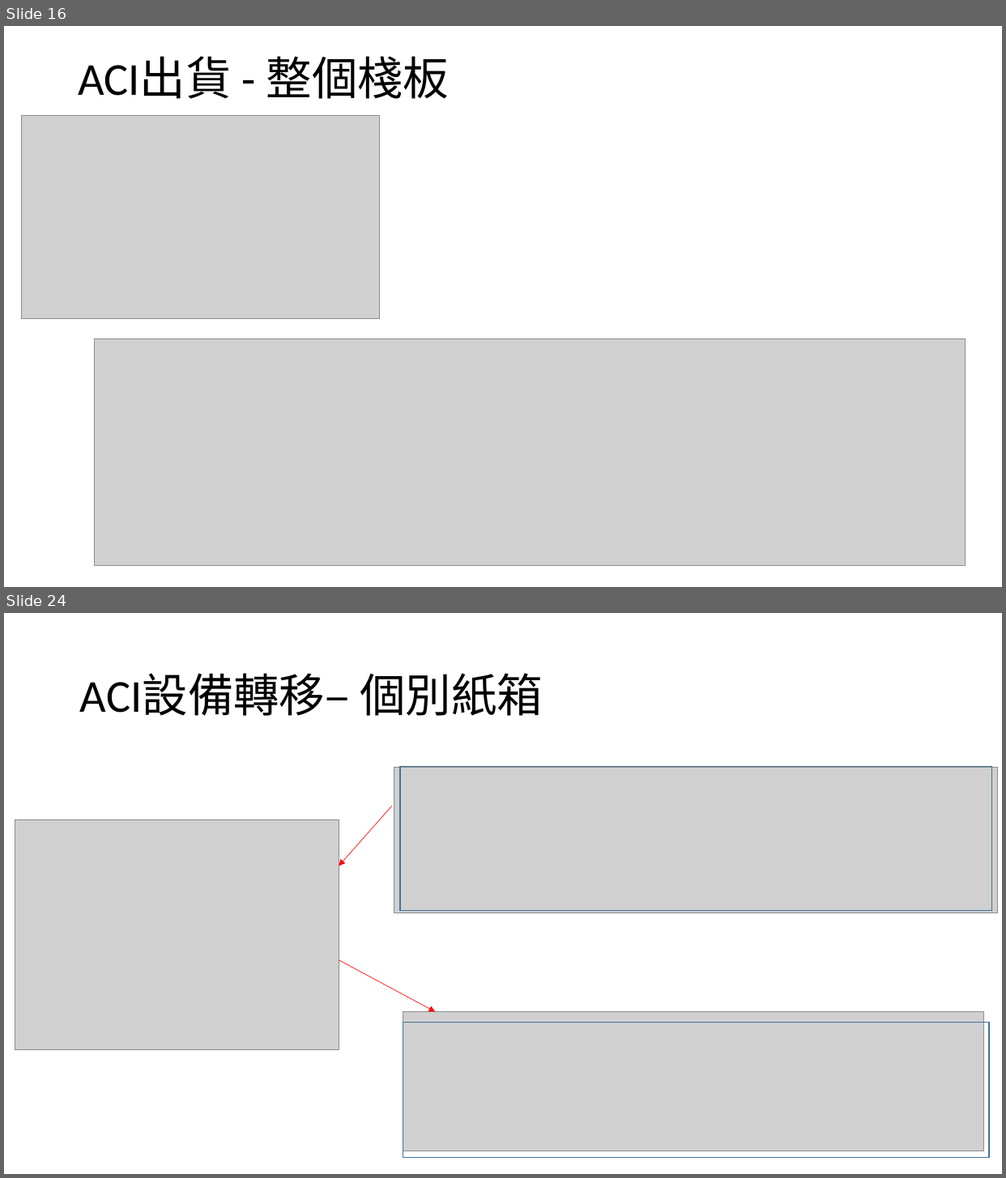
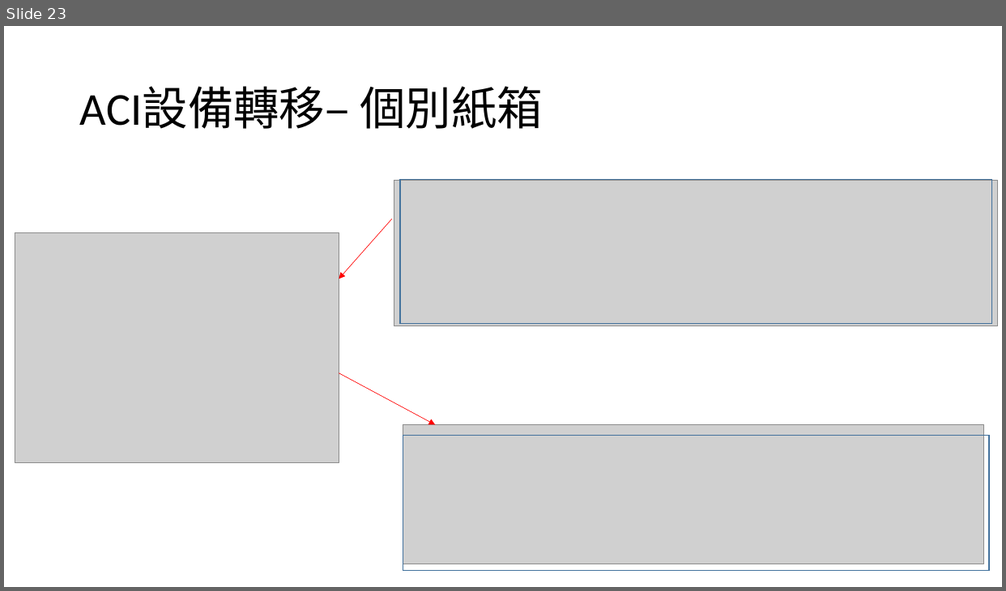
Before and after one commit to CrayHung/twoway-scanner, a slide deck: ACI庫存操作.pptx. Shown one above the other, each under a label of ours: slides 16 and 24 before the commit, slide 23 after it; the slides between them are not shown. The pictures are 1006x1178 and 1006x591 pixels, drawn with LibreOffice and Linux fonts; fonts in the diff are those of the drawing; grey boxes stand for pictures. Boxes give left, top, right and bottom in pixels: in the first picture for what was removed or moved away, otherwise in the second. Text is boxed around its words. In the diff, an @@ line names an element or a change of style, - is before the commit and + after.

Commit message:
新增出貨清單+已出貨歷史清單

```diff
--- a/ACI庫存操作.pptx
+++ b/ACI庫存操作.pptx
@@ slide 16 removed at (x1=4, y1=26, x2=1002, y2=587), background #FFFFFF @@
@@ title removed at (x1=78, y1=56, x2=450, y2=99) @@
-ACI出貨 - 整個棧板
@@ picture removed at (x1=21, y1=116, x2=380, y2=318) @@
@@ picture removed at (x1=95, y1=339, x2=966, y2=565) @@
@@ what was slide 24 is now slide 23 @@
```
Also in this commit, not shown: 18 slides changed, 3 slides added, 2 other slides removed, 2 other files.
